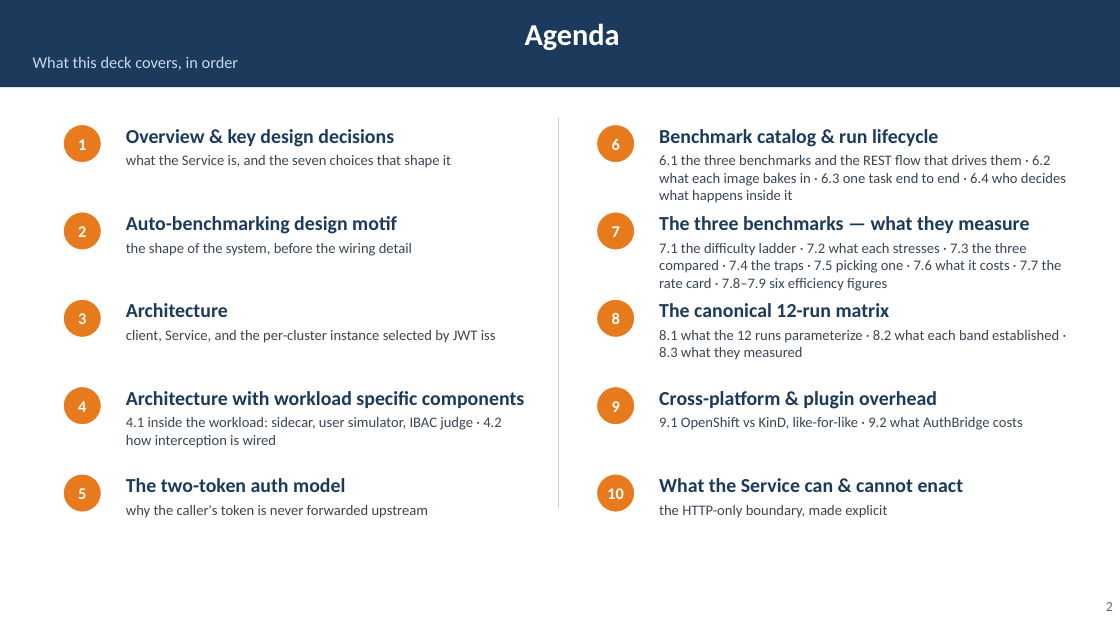
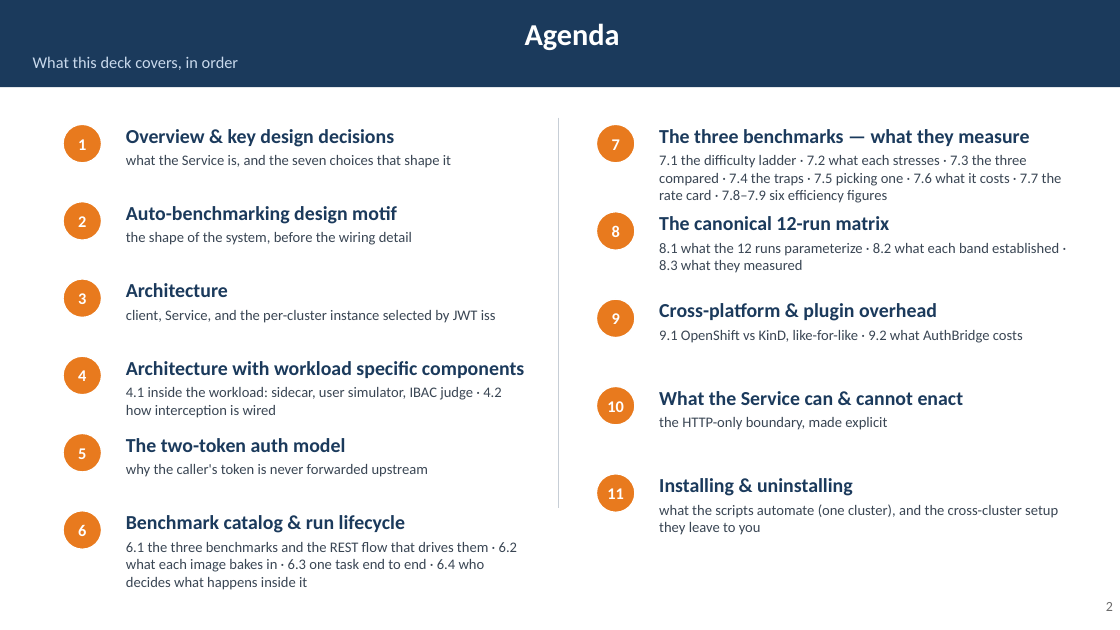
Before and after one commit to rossoctl/autobench, a slide deck: slide 2 of docs/AutoBench.pptx. Drawn at 1120x630 pixels with LibreOffice and Linux fonts; fonts in the diff are those of the drawing. Boxes give left, top, right and bottom in pixels: in the first picture for what was removed or moved away, otherwise in the second. Text is boxed around its words. In the diff, an @@ line names an element or a change of style, - is before the commit and + after.

```diff
--- a/docs/AutoBench.pptx
+++ b/docs/AutoBench.pptx
@@ 2 texts, 1 ellipse: place and size @@
-2 texts, 1 ellipse at bbox=[63, 212, 412, 256]
+2 texts, 1 ellipse at bbox=[63, 202, 412, 245]
@@ 4 texts, 2 ellipses: place and size @@
-4 texts, 2 ellipses at bbox=[597, 243, 1062, 430]
+4 texts, 2 ellipses at bbox=[597, 155, 1062, 343]
@@ 2 texts, 1 ellipse: place and size @@
-2 texts, 1 ellipse at bbox=[63, 299, 496, 343]
+2 texts, 1 ellipse at bbox=[63, 279, 496, 323]
@@ 2 texts, 1 ellipse: place and size @@
-2 texts, 1 ellipse at bbox=[63, 386, 524, 448]
+2 texts, 1 ellipse at bbox=[63, 356, 524, 418]
@@ 4 texts, 2 ellipses: place and size @@
-4 texts, 2 ellipses at bbox=[597, 212, 1059, 518]
+4 texts, 2 ellipses at bbox=[597, 124, 1059, 430]
@@ 2 texts, 1 ellipse: place and size @@
-2 texts, 1 ellipse at bbox=[63, 474, 428, 518]
+2 texts, 1 ellipse at bbox=[63, 434, 428, 477]
@@ ellipse added at bbox=[597, 474, 635, 513], fill #E87A1E, outline #FFFFFF 1.25 pt, 14 pt, text #FFFFFF, bold @@
+11
@@ text added at bbox=[659, 478, 853, 496], 17 pt, text #1B3A5C, bold @@
+Installing & uninstalling
@@ text "Benchmark catalog & run lifecycle": place and size @@
-text "Benchmark catalog & run lifecycle" at bbox=[659, 129, 938, 147]
+text "Benchmark catalog & run lifecycle" at bbox=[126, 515, 405, 533]
@@ text added at bbox=[659, 504, 1058, 535], 12.5 pt, text #3A4654 @@
+what the scripts automate (one cluster), and the cross-cluster setup they leave to you
@@ ellipse "6": place and size @@
-ellipse "6" at bbox=[597, 124, 635, 163]
+ellipse "6" at bbox=[63, 511, 102, 549]
@@ text "6.1 the three benchmarks and ..." rewrapped from bbox=[659, 155, 1066, 200] to bbox=[126, 542, 517, 587] @@
```
Also in this commit, not shown: 3 other slides changed, 1 slide added, 6 other files.
